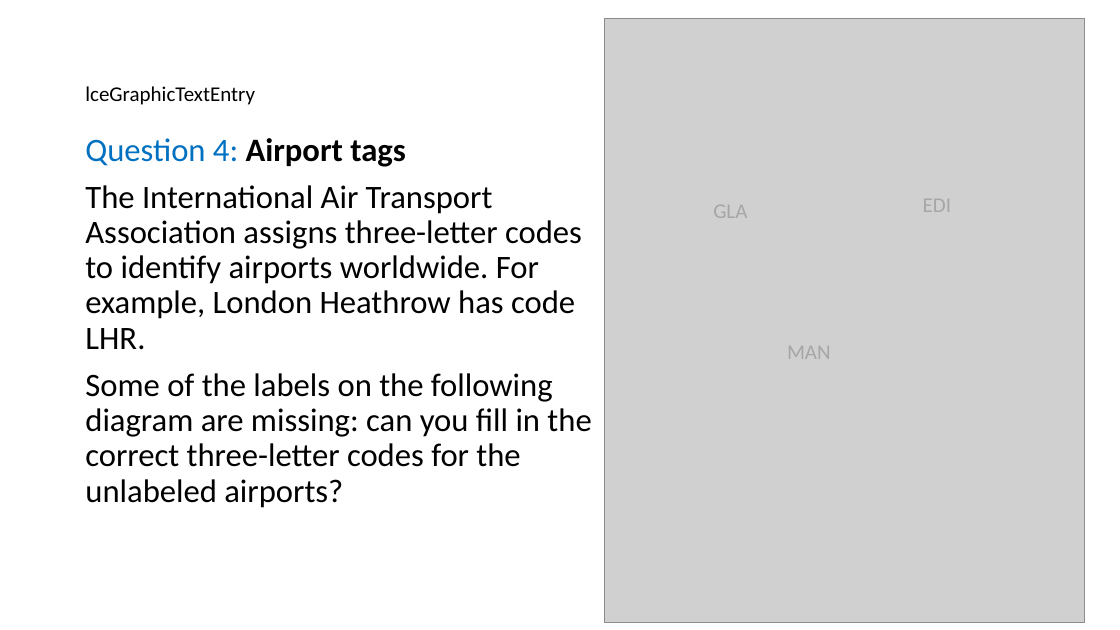
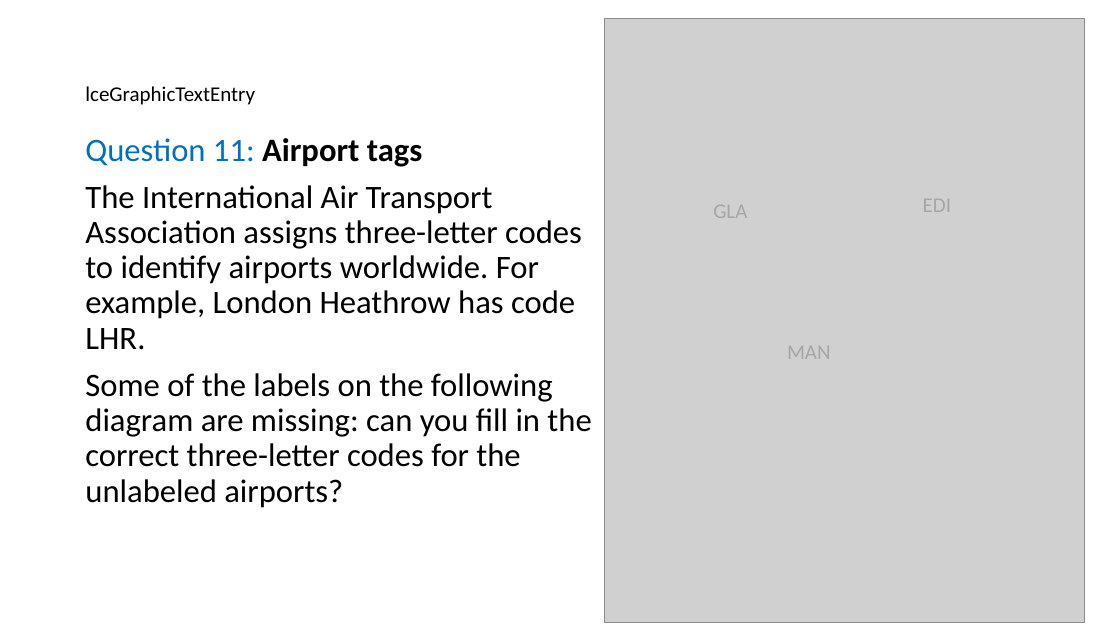
Before and after one commit to birgitstrackenbrock/dita13.lc.extra-interactions, a slide deck: slide 14 of documentation/Interaction_examples_visual.pptx (slide 6 before the commit). Drawn at 1120x630 pixels with LibreOffice and Linux fonts; fonts in the diff are those of the drawing; grey boxes stand for pictures. Boxes give left, top, right and bottom in pixels: in the first picture for what was removed or moved away, otherwise in the second. Text is boxed around its words. In the diff, an @@ line names an element or a change of style, - is before the commit and + after.

```diff
--- a/documentation/Interaction_examples_visual.pptx
+++ b/documentation/Interaction_examples_visual.pptx
@@ text at [85, 138, 423, 167]: text changed; text colour #000000 to #0070C0; bold off @@
-Question 4: Airport tags
+Question 11: Airport tags
```
Also in this commit, not shown: 18 other slides changed, 1 slide added.
